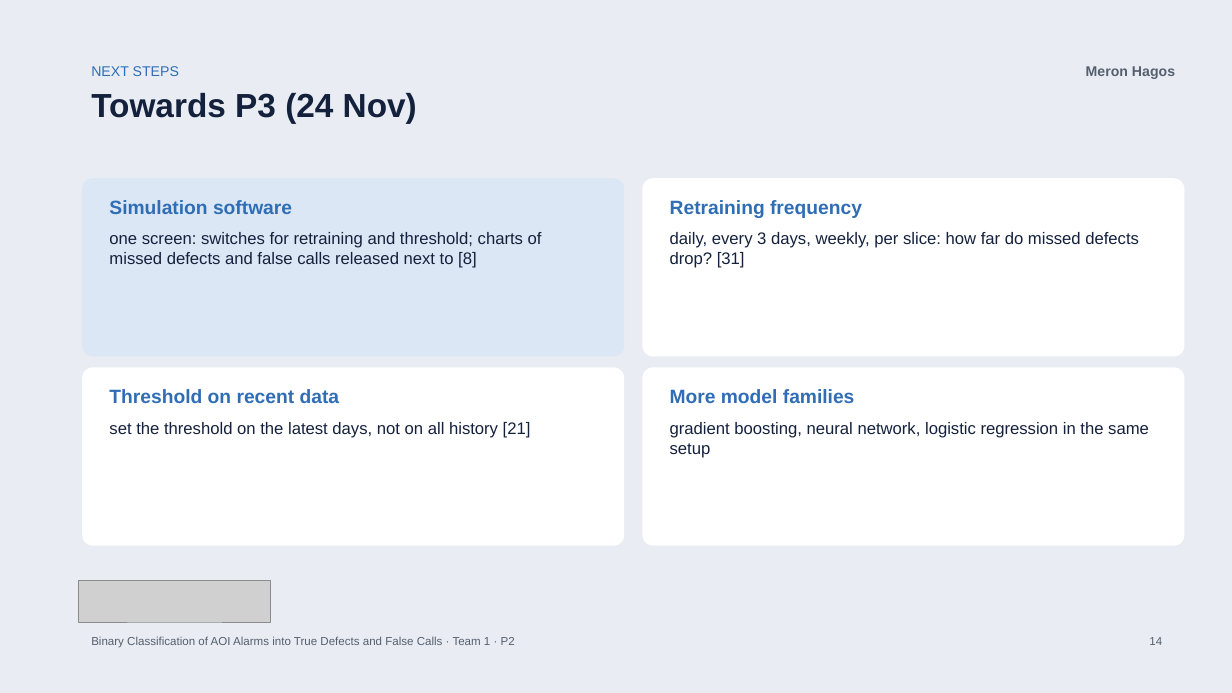
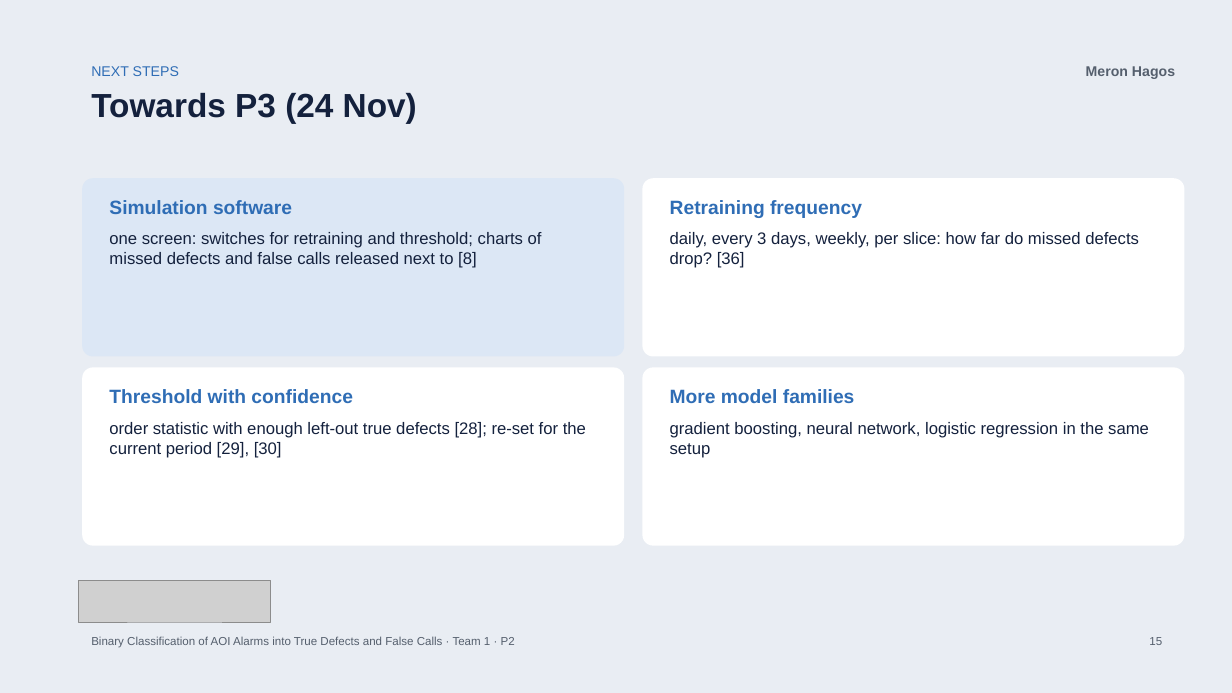
Before and after one commit to bodhi584/aoi-false-call-classification, a slide deck: slide 15 of docs/slides_p2.pptx (slide 14 before the commit). Drawn at 1232x693 pixels with LibreOffice and Linux fonts; fonts in the diff are those of the drawing; grey boxes stand for pictures. Boxes give left, top, right and bottom in pixels: in the first picture for what was removed or moved away, otherwise in the second. Text is boxed around its words. In the diff, an @@ line names an element or a change of style, - is before the commit and + after.

Commit message:
Methods for the two next steps (threshold, drift): 5 new sources, switches table; slides renumbered (#32, #36)

```diff
--- a/docs/slides_p2.pptx
+++ b/docs/slides_p2.pptx
@@ text at bbox=[670, 232, 1139, 268]: text changed @@
-daily, every 3 days, weekly, per slice: how far do missed defects drop? [31]
+daily, every 3 days, weekly, per slice: how far do missed defects drop? [36]
@@ text at bbox=[109, 389, 353, 403]: text changed @@
-Threshold on recent data
+Threshold with confidence
@@ text at bbox=[109, 422, 586, 458]: text changed @@
-set the threshold on the latest days, not on all history [21]
+order statistic with enough left-out true defects [28]; re-set for the current period [29], [30]
@@ text at bbox=[1149, 637, 1162, 645]: text changed @@
-14
+15
```
Also in this commit, not shown: 9 other slides changed, 1 slide added, 5 other files.
